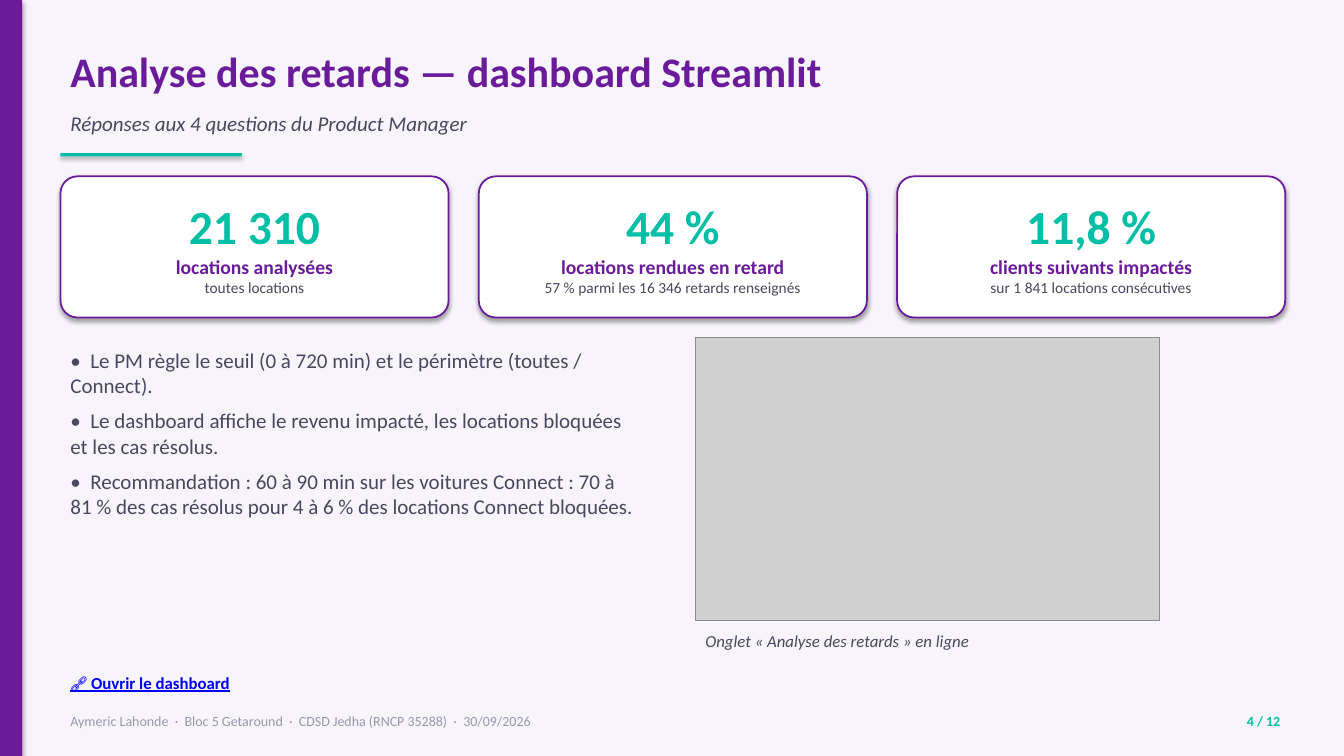
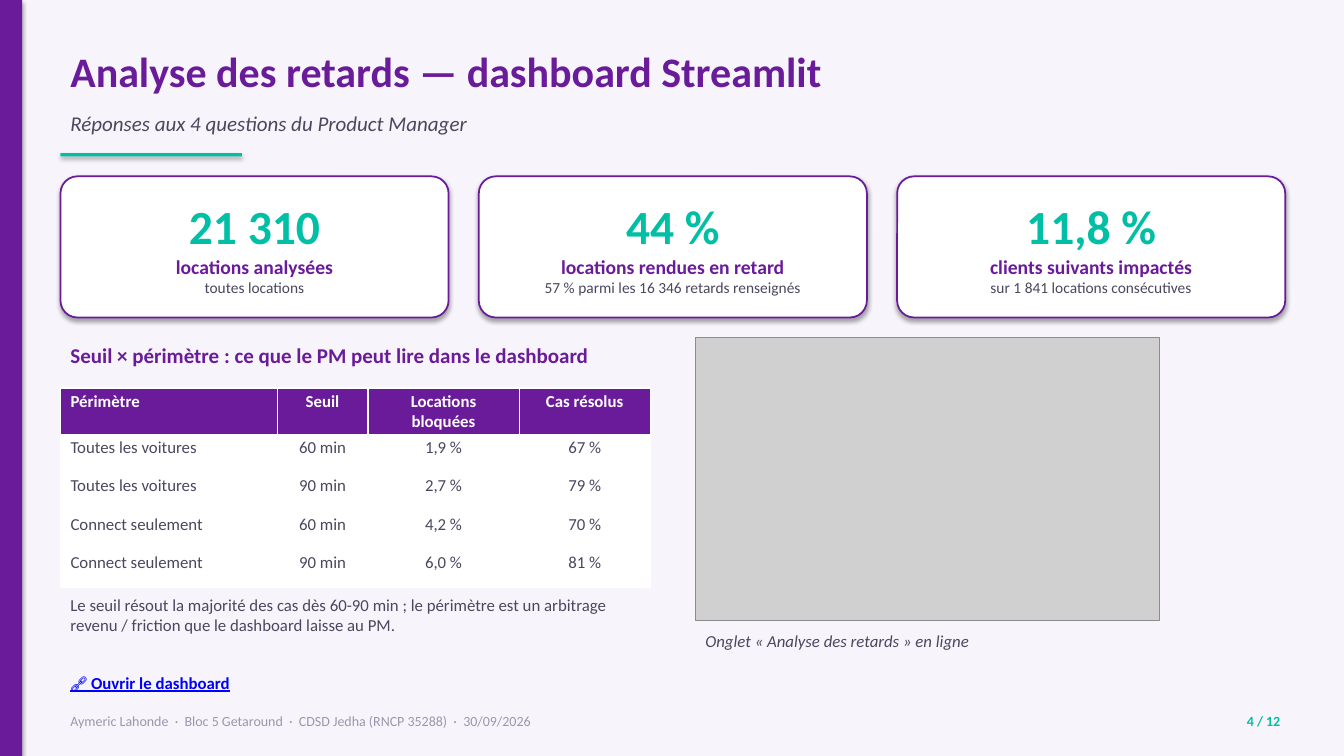
Before and after one commit to aymericlahonde-dotcom/cdsd-b5-getaround, a slide deck: slide 4 of Presentation_Getaround_Soutenance.pptx. Drawn at 1344x756 pixels with LibreOffice and Linux fonts; fonts in the diff are those of the drawing; grey boxes stand for pictures. Boxes give left, top, right and bottom in pixels: in the first picture for what was removed or moved away, otherwise in the second. Text is boxed around its words. In the diff, an @@ line names an element or a change of style, - is before the commit and + after.

Commit message:
Deux périmètres présentés (toutes / Connect) : tableau seuil × scope dans le PPT, texte neutre dans le dashboard

```diff
--- a/Presentation_Getaround_Soutenance.pptx
+++ b/Presentation_Getaround_Soutenance.pptx
@@ text removed at (70,353,632,518) @@
-• Le PM règle le seuil (0 à 720 min) et le périmètre (toutes / Connect).
-• Le dashboard affiche le revenu impacté, les locations bloquées et les cas résolus.
-• Recommandation : 60 à 90 min sur les voitures Connect : 70 à 81 % des cas résolus pour 4 à 6 % des locations Connect bloquées.
@@ text added at (70,348,588,367), 15 pt, text #6A1B9A, bold @@
+Seuil × périmètre : ce que le PM peut lire dans le dashboard
@@ table added at (60,388,650,580), 5 rows, 4 columns @@
+Périmètre | Seuil | Locations bloquées | Cas résolus
+Toutes les voitures | 60 min | 1,9 % | 67 %
+Toutes les voitures | 90 min | 2,7 % | 79 %
+Connect seulement | 60 min | 4,2 % | 70 %
+Connect seulement | 90 min | 6,0 % | 81 %
@@ text added at (70,599,606,634), 12 pt, text #4A475E @@
+Le seuil résout la majorité des cas dès 60-90 min ; le périmètre est un arbitrage revenu / friction que le dashboard laisse au PM.
```
Also in this commit, not shown: 1 other file.
